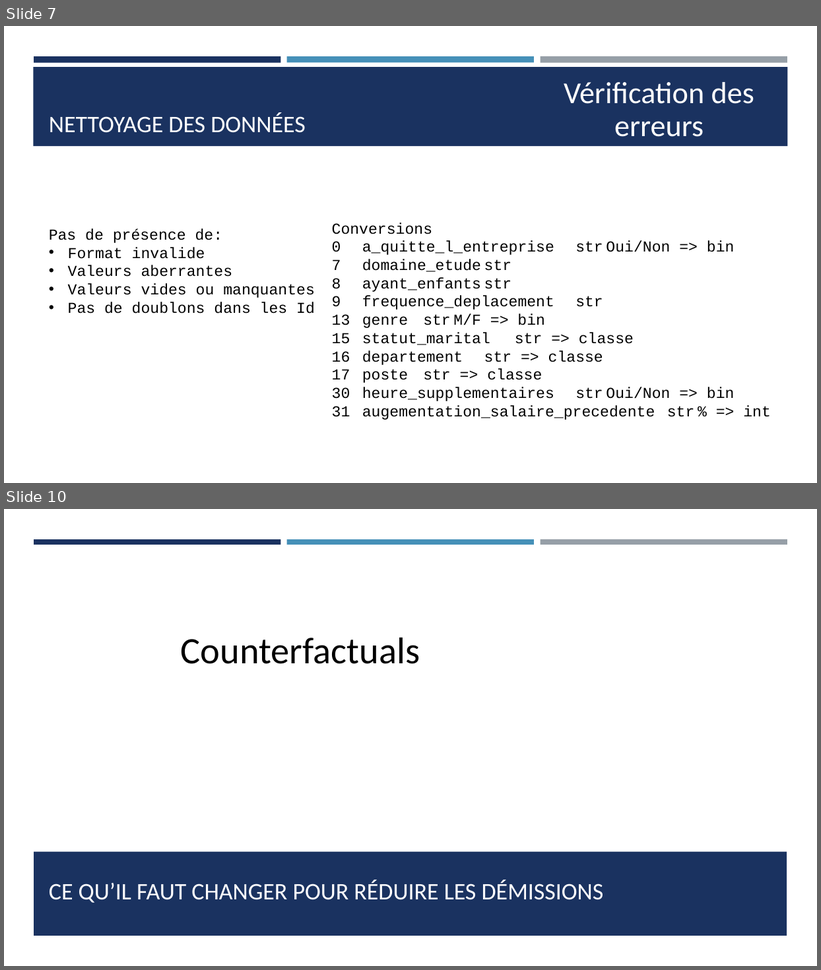
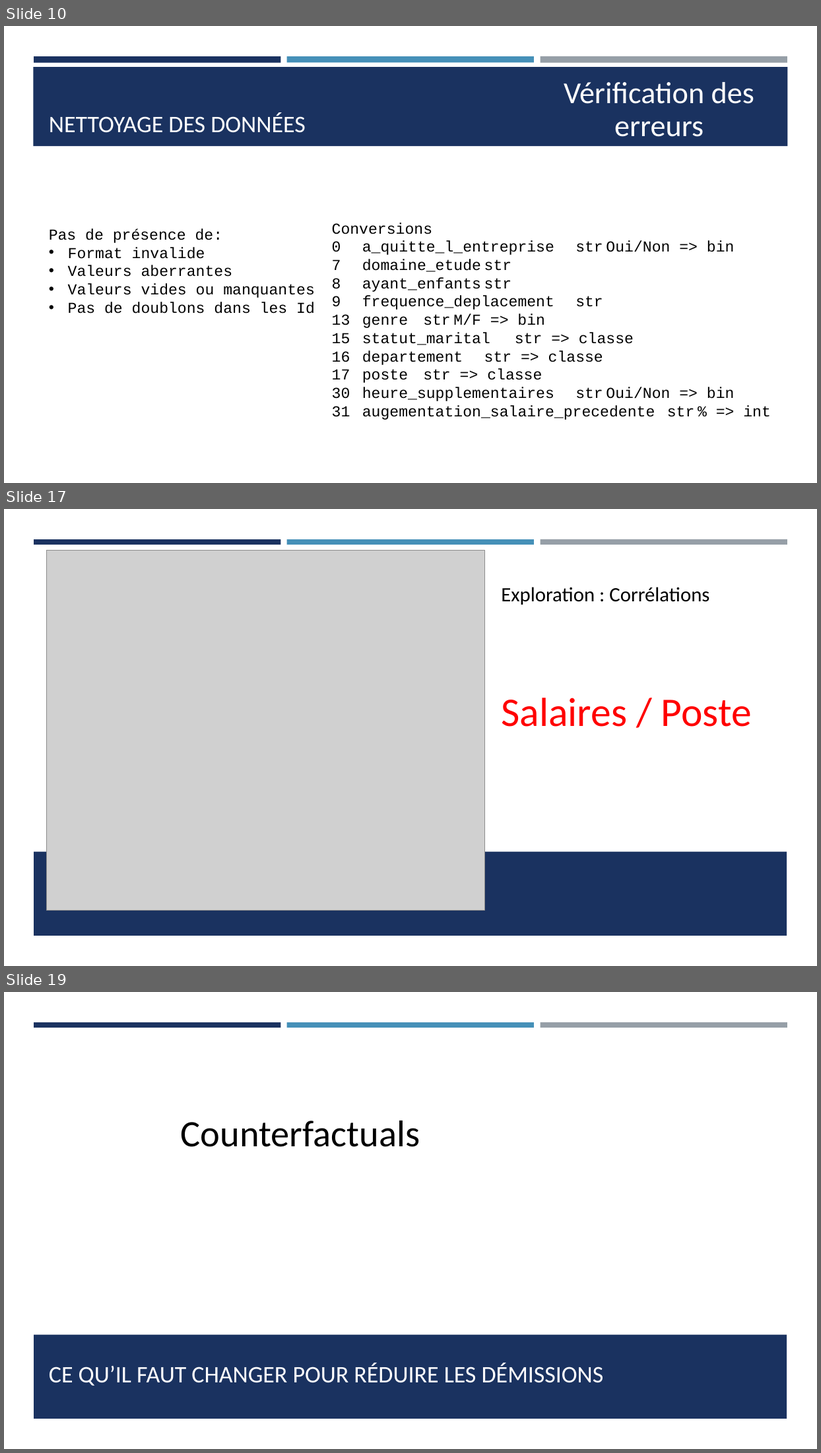
Before and after one commit to Ace4teaM/OCR-NovaTech, a slide deck: Presentation.pptx. Shown one above the other, each under a label of ours: slides 7 and 10 before the commit, slides 10, 17 and 19 after it; the slides between them are not shown. The pictures are 821x970 and 821x1453 pixels, drawn with LibreOffice and Linux fonts; fonts in the diff are those of the drawing; grey boxes stand for pictures. Boxes give left, top, right and bottom in pixels: in the first picture for what was removed or moved away, otherwise in the second. Text is boxed around its words. In the diff, an @@ line names an element or a change of style, - is before the commit and + after.

Commit message:
Renforce l'exploration des données

```diff
--- a/Presentation.pptx
+++ b/Presentation.pptx
@@ slide 17 added at (4, 509, 817, 966), background #FFFFFF; not listed: 3 template elements that a slide beside it also shows @@
@@ rectangle added at (4, 545, 817, 966), fill #FFFFFF @@
@@ picture added at (47, 551, 485, 911) @@
@@ text added at (501, 587, 710, 605), 24 pt, text #000000 @@
+Exploration : Corrélations
@@ text added at (501, 698, 752, 727), 48 pt, text #FF0000 @@
+Salaires / Poste
@@ rectangle added at (34, 852, 787, 936), fill #1A3260 @@
@@ what was slide 7 is now slide 10 @@
@@ what was slide 10 is now slide 19 @@
```
Also in this commit, not shown: 2 slides changed, 9 other slides added, 1 slide removed, 4 other files.
